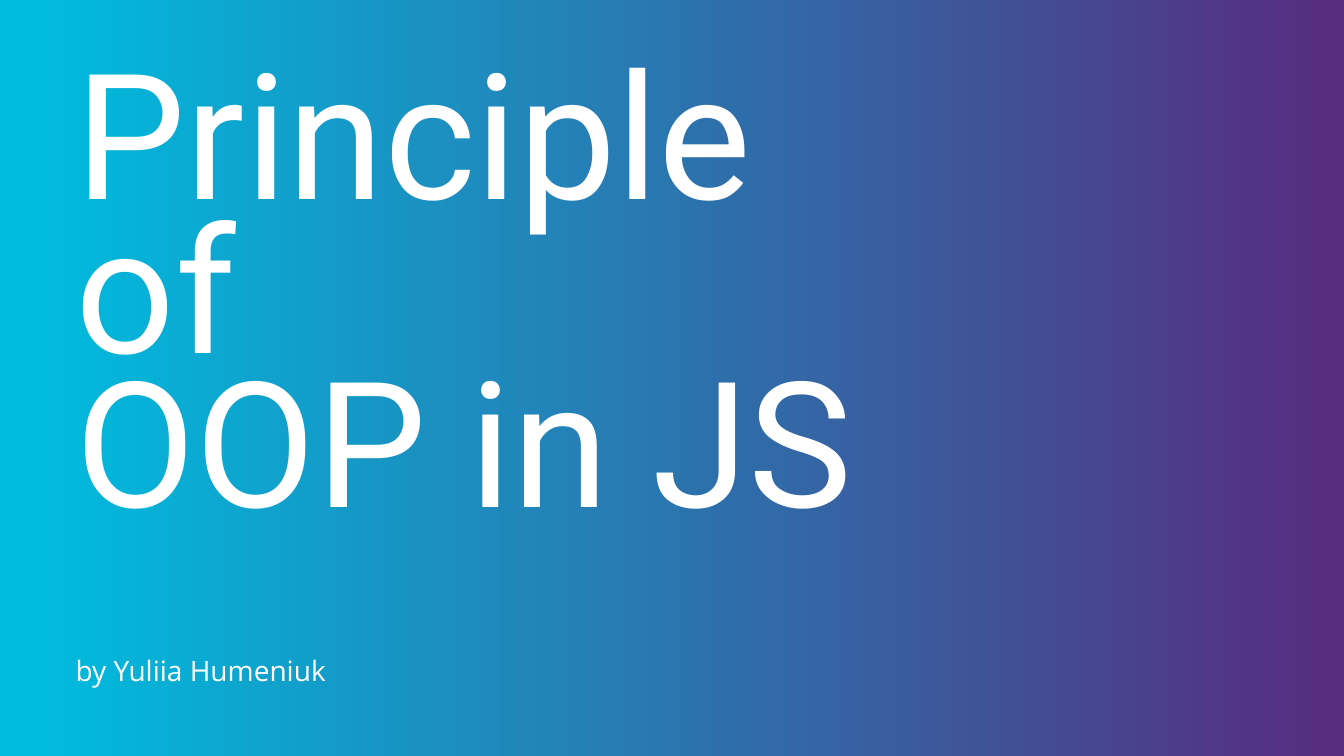
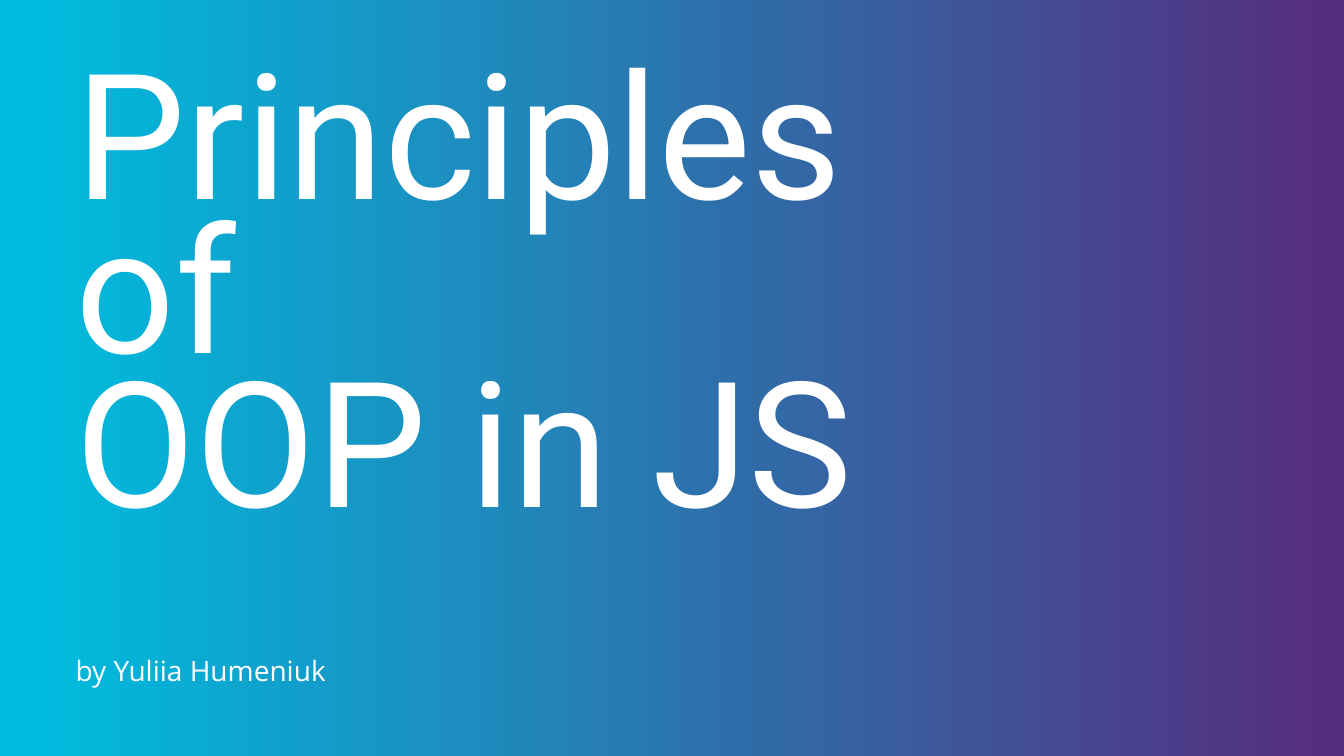
Before and after one commit to Yuliia143/Topics, a slide deck: slide 1 of OOP.pptx. Drawn at 1344x756 pixels with LibreOffice and Linux fonts; fonts in the diff are those of the drawing; background and template pictures are left out. Boxes give left, top, right and bottom in pixels: in the first picture for what was removed or moved away, otherwise in the second. Text is boxed around its words. In the diff, an @@ line names an element or a change of style, - is before the commit and + after.

Commit message:
Changes in OOP

```diff
--- a/OOP.pptx
+++ b/OOP.pptx
@@ title at (76, 39, 852, 509): text changed @@
-Principle of
-OOP in JS
+Principles of
+OOP in JS
```
